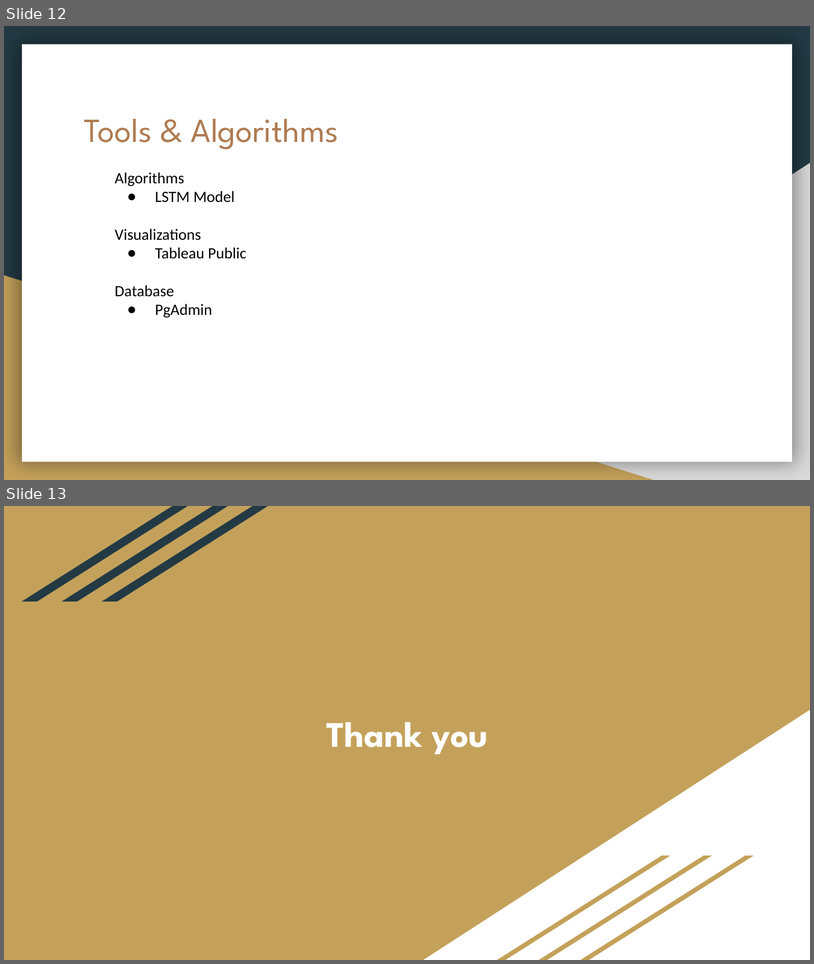
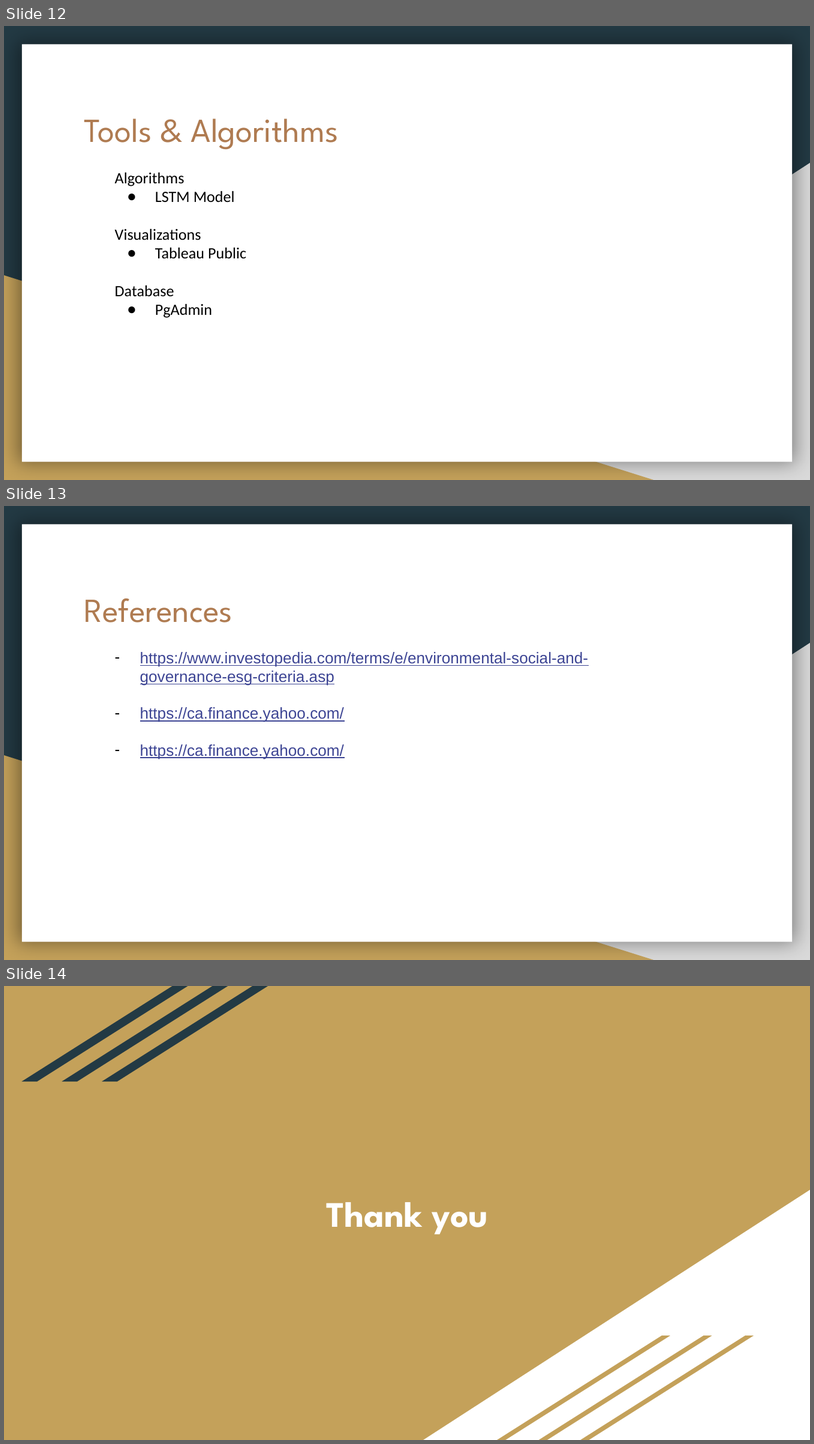
Before and after one commit to sucharita1/ESG_investing_analysis, a slide deck: ESG_Slides.pptx. Shown one above the other, each under a label of ours: slides 12 and 13 before the commit, slides 12, 13 and 14 after it. The pictures are 814x964 and 814x1444 pixels, drawn with LibreOffice and Linux fonts; fonts in the diff are those of the drawing. Boxes give left, top, right and bottom in pixels: in the first picture for what was removed or moved away, otherwise in the second. Text is boxed around its words. In the diff, an @@ line names an element or a change of style, - is before the commit and + after.

```diff
--- a/ESG_Slides.pptx
+++ b/ESG_Slides.pptx
@@ slide 13 added at (4,506,810,960), background #233A44; not listed: 3 template elements that a slide beside it also shows @@
@@ title added at (84,598,233,622), 30 pt, text #AF7B51 @@
+References
@@ text added at (140,652,588,759), 14 pt, text #3D4594, underline @@
+– https://www.investopedia.com/terms/e/environmental-social-and-governance-esg-criteria.asp
+– https://ca.finance.yahoo.com/
+– https://ca.finance.yahoo.com/
@@ what was slide 13 is now slide 14 @@
```
Also in this commit, not shown: 3 slides changed.
